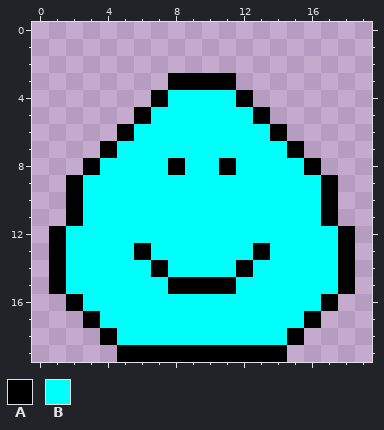
Two versions of one pixel-art sprite, icon.png. That is the earlier state.
The file is 20x20 pixels. Pixels under 10% opacity are left out. Colours within 5 levels of each other are drawn and written as one.
Palette (. is transparent): A #000000  B #00fffb
Pixels before, first column x 1:
 3 .......AAAA.......
 4 ......ABBBBA......
 5 .....ABBBBBBA.....
 6 ....ABBBBBBBBA....
 7 ...ABBBBBBBBBBA...
 8 ..ABBBBABBABBBBA..
 9 .ABBBBBBBBBBBBBBA.
10 .ABBBBBBBBBBBBBBA.
11 .ABBBBBBBBBBBBBBA.
12 ABBBBBBBBBBBBBBBBA
13 ABBBBABBBBBBABBBBA
14 ABBBBBABBBBABBBBBA
15 ABBBBBBAAAABBBBBBA
16 .ABBBBBBBBBBBBBBA.
17 ..ABBBBBBBBBBBBA..
18 ...ABBBBBBBBBBA...
19 ....AAAAAAAAAA....
New version:
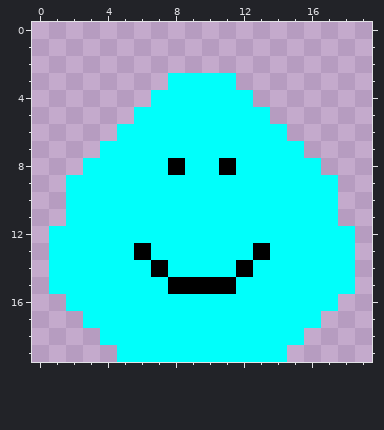
Changes in this commit:
{"y":3,"x":8,"old":"AAAA","new":"BBBB"}
{"y":4,"x":7,"old":"A","new":"B"}
{"y":4,"x":12,"old":"A","new":"B"}
{"y":5,"x":6,"old":"A","new":"B"}
{"y":5,"x":13,"old":"A","new":"B"}
{"y":6,"x":5,"old":"A","new":"B"}
{"y":6,"x":14,"old":"A","new":"B"}
{"y":7,"x":4,"old":"A","new":"B"}
{"y":7,"x":15,"old":"A","new":"B"}
{"y":8,"x":3,"old":"A","new":"B"}
{"y":8,"x":16,"old":"A","new":"B"}
{"y":9,"x":2,"old":"A","new":"B"}
{"y":9,"x":17,"old":"A","new":"B"}
{"y":10,"x":2,"old":"A","new":"B"}
{"y":10,"x":17,"old":"A","new":"B"}
{"y":11,"x":2,"old":"A","new":"B"}
{"y":11,"x":17,"old":"A","new":"B"}
{"y":12,"x":1,"old":"A","new":"B"}
{"y":12,"x":18,"old":"A","new":"B"}
{"y":13,"x":1,"old":"A","new":"B"}
{"y":13,"x":18,"old":"A","new":"B"}
{"y":14,"x":1,"old":"A","new":"B"}
{"y":14,"x":18,"old":"A","new":"B"}
{"y":15,"x":1,"old":"A","new":"B"}
{"y":15,"x":18,"old":"A","new":"B"}
{"y":16,"x":2,"old":"A","new":"B"}
{"y":16,"x":17,"old":"A","new":"B"}
{"y":17,"x":3,"old":"A","new":"B"}
{"y":17,"x":16,"old":"A","new":"B"}
{"y":18,"x":4,"old":"A","new":"B"}
{"y":18,"x":15,"old":"A","new":"B"}
{"y":19,"x":5,"old":"AAAAAAAAAA","new":"BBBBBBBBBB"}
